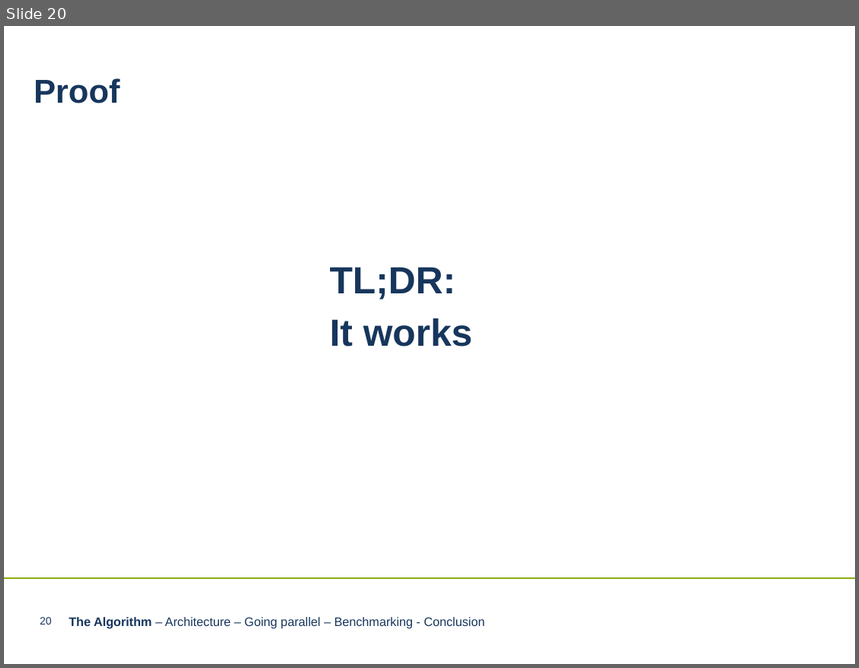
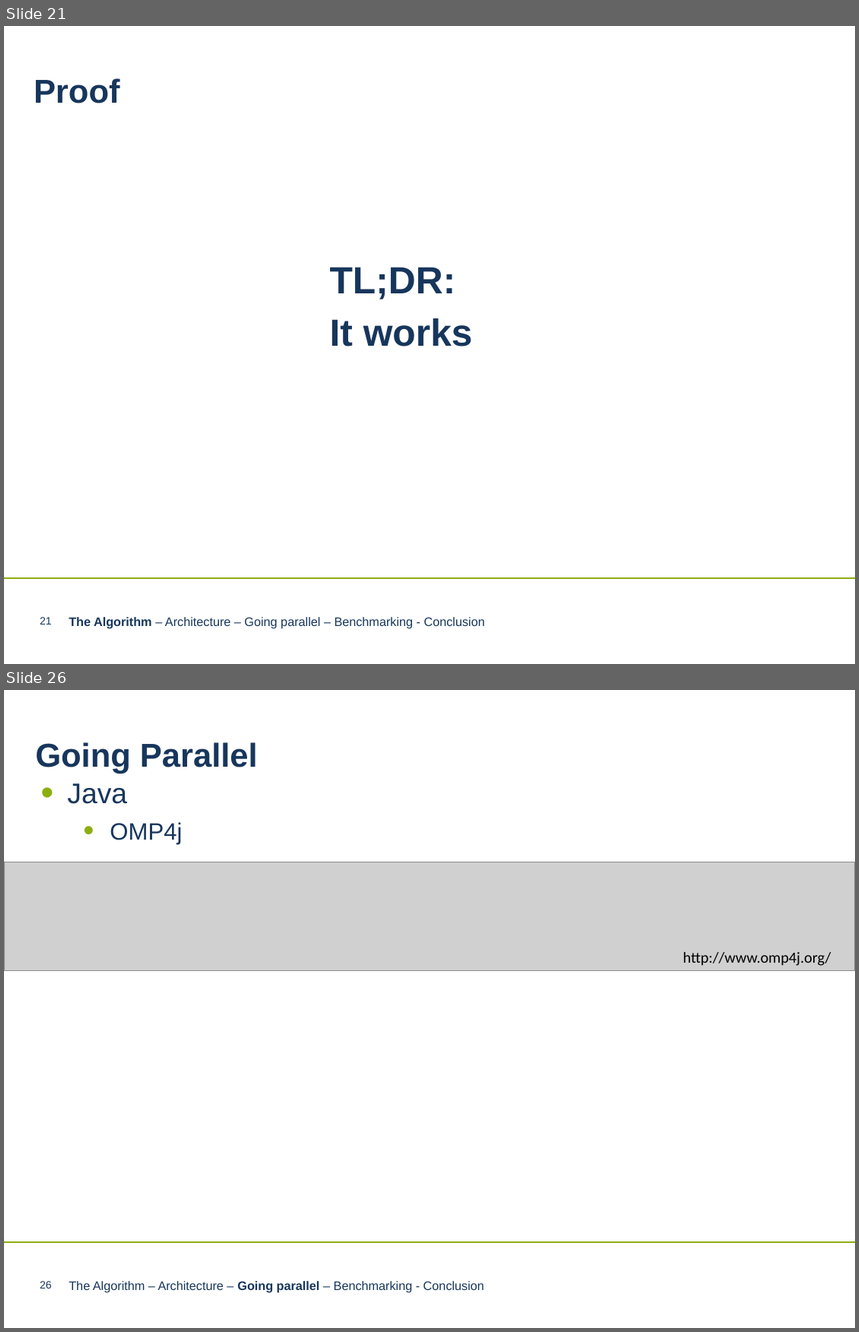
Before and after one commit to LnFlg/Perceptron, a slide deck: Perceptron Algorithm neueres PPT-Format.pptx. Shown one above the other, each under a label of ours: slide 20 before the commit, slides 21 and 26 after it; the slides between them are not shown. The pictures are 859x668 and 859x1332 pixels, drawn with LibreOffice and Linux fonts; fonts in the diff are those of the drawing; grey boxes stand for pictures; background and template pictures are left out. Boxes give left, top, right and bottom in pixels: in the first picture for what was removed or moved away, otherwise in the second. Text is boxed around its words. In the diff, an @@ line names an element or a change of style, - is before the commit and + after.

```diff
--- a/Perceptron Algorithm neueres PPT-Format.pptx
+++ b/Perceptron Algorithm neueres PPT-Format.pptx
@@ slide 26 added at (4,690,855,1328), background #FFFFFF; not listed: 1 template element that a slide beside it also shows @@
@@ text added at (35,742,258,774), 28 pt, text #17365C, bold @@
+Going Parallel
@@ text added at (67,783,182,844), 20 pt, text #17365C @@
+• Java
+  • OMP4j
@@ picture added at (4,862,855,971) @@
@@ text added at (683,952,832,966), 13 pt, text #000000 @@
+http://www.omp4j.org/
@@ page number added at (40,1281,52,1289), 9 pt, text #17365C @@
+26
@@ text added at (69,1281,484,1293), 10.5 pt, text #17365C @@
+The Algorithm – Architecture – Going parallel – Benchmarking - Conclusion
@@ what was slide 20 is now slide 21 @@
@@ page number at (40,617,52,625): text changed @@
-20
+21
```
Also in this commit, not shown: 27 slides changed, 3 other slides added.
